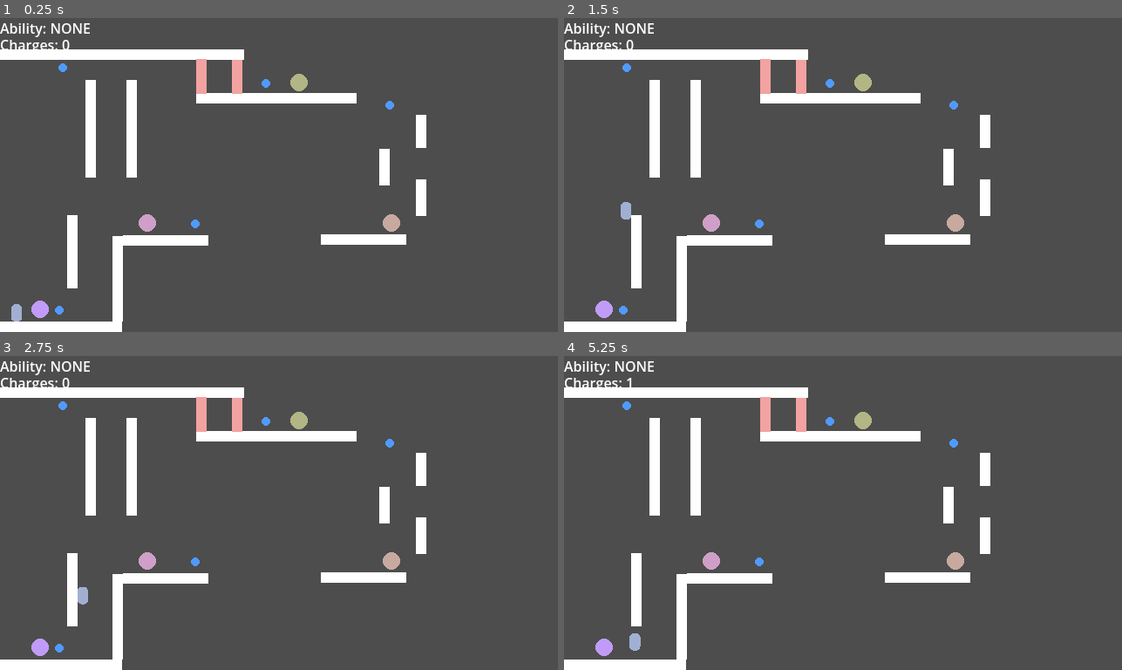
Above: before the commit, frames 1-4 (two rows, left to right).
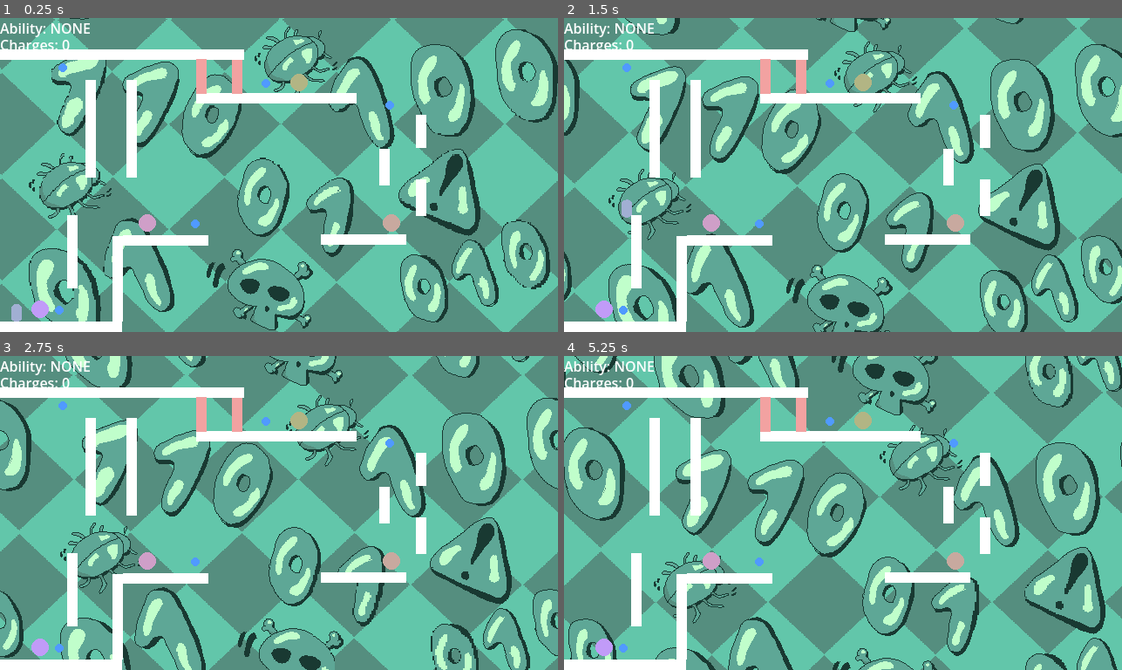
Above: after the commit, the same moments.

Repository: Lucas-Smelley/nothing-stays-fixed
Game: Godot game, scene res://scenes/testing_scene.tscn
Two runs of this game, one before a commit and one after it. Both use one fixed random seed, a clock stepped at 60 frames per second and the inputs below.
Inputs:
- Up to frame 1 (0.25 s): no input
- Up to frame 2 (1.5 s): hold D (move_right) from 0.53 s (still down); tap W (jump) at 0.6, 0.77, 1.07 s; tap E (interact) at 1.35 s
- Up to frame 3 (2.75 s): tap W (jump) at 1.52, 1.55, 1.82, 2.3 s; release D (move_right) at 2.03 s; hold A (move_left) from 2.03 s (still down); tap Shift (use_ability) at 2.1 s
- Up to frame 4 (5.25 s): release A (move_left) at 2.78 s; hold D (move_right) 2.78-4.28 s; tap W (jump) at 2.85, 3.02, 3.32, 3.77, 3.8, 4.07, 4.52, 4.55, 4.82, 5.1 s; tap E (interact) at 3.6 s; hold A (move_left) 4.28-5.03 s; tap Shift (use_ability) at 4.35 s; hold D (move_right) from 5.03 s (still down)

The runs differ from the first frame. In frame 1, 92% of the frame differs, in the area x 0-100%, y 0-100%; in frame 2, 92%; in frame 3, 92%; in frame 4, 92%.

Commit message:
background and added max fall speed

Diff:
--- a/scenes/testing_scene.tscn
+++ b/scenes/testing_scene.tscn
@@ -1,7 +1,10 @@
 [gd_scene format=3 uid="uid://cu6sajjou1loa"]
 
 [ext_resource type="PackedScene" uid="uid://cwgwajlo8nn4e" path="res://scenes/player.tscn" id="1_ifns1"]
+[ext_resource type="Texture2D" uid="uid://g6c2kasx1aqi" path="res://assets/art/background/solid.png" id="1_tvk4s"]
 [ext_resource type="PackedScene" uid="uid://k58bh6t2maqu" path="res://scenes/UI/hud.tscn" id="2_2j2p2"]
+[ext_resource type="Texture2D" uid="uid://dw3mff7x7h5sb" path="res://assets/art/background/grid.png" id="2_glees"]
+[ext_resource type="Texture2D" uid="uid://bjvja6j74dw5p" path="res://assets/art/background/foreground.png" id="3_bwcr2"]
 [ext_resource type="PackedScene" uid="uid://dqvkk5bewfg2s" path="res://scenes/world/phase_wall.tscn" id="3_dh6dg"]
 [ext_resource type="PackedScene" uid="uid://cb3mbkpwfoylq" path="res://scenes/world/horizontal_wall.tscn" id="3_v6rby"]
 [ext_resource type="PackedScene" uid="uid://yhkyrs55lftl" path="res://scenes/world/vertical_wall.tscn" id="4_dh6dg"]
@@ -13,16 +16,45 @@
 
 [node name="TestingScene" type="Node2D" unique_id=1487507625]
 
+[node name="Background" type="Node2D" parent="." unique_id=1406848561]
+position = Vector2(320, 180)
+
+[node name="CanvasLayer" type="CanvasLayer" parent="Background" unique_id=3894452]
+layer = -100
+offset = Vector2(320, 180)
+transform = Transform2D(1, 0, 0, 1, 320, 180)
+
+[node name="Sprite2D" type="Sprite2D" parent="Background/CanvasLayer" unique_id=1467450584]
+z_index = -100
+texture = ExtResource("1_tvk4s")
+
+[node name="Grid" type="Parallax2D" parent="Background" unique_id=177581882]
+z_index = -10
+repeat_size = Vector2(640, 360)
+autoscroll = Vector2(8, 8)
+
+[node name="Sprite2D" type="Sprite2D" parent="Background/Grid" unique_id=1733627284]
+texture = ExtResource("2_glees")
+
+[node name="Foreground" type="Parallax2D" parent="Background" unique_id=1751769566]
+z_index = -5
+repeat_size = Vector2(640, 360)
+autoscroll = Vector2(14, 14)
+
+[node name="Sprite2D" type="Sprite2D" parent="Background/Foreground" unique_id=1900145175]
+texture = ExtResource("3_bwcr2")
+
 [node name="HUD" parent="." unique_id=1839315110 instance=ExtResource("2_2j2p2")]
 
 [node name="Camera2D" type="Camera2D" parent="." unique_id=2012200388]
-position = Vector2(0, -30)
+position = Vector2(320, 180)
 
 [node name="Player" parent="." unique_id=888317823 instance=ExtResource("1_ifns1")]
 unique_name_in_owner = true
-position = Vector2(-301, 122)
+position = Vector2(19, 332)
 
 [node name="walls" type="Node2D" parent="." unique_id=611536978]
+position = Vector2(320, 210)
 
 [node name="HorizontalWall" parent="walls" unique_id=619768114 instance=ExtResource("3_v6rby")]
 position = Vector2(-250, 144)
@@ -78,6 +110,7 @@
 scale = Vector2(0.12000081, 0.55999976)
 
 [node name="ChargePickups" type="Node2D" parent="." unique_id=1288542561]
+position = Vector2(320, 210)
 
 [node name="ChargePickup" parent="ChargePickups" unique_id=19352073 instance=ExtResource("5_ejtda")]
 position = Vector2(-96, 26)
@@ -92,6 +125,7 @@
 position = Vector2(-252, 125)
 
 [node name="AbilityPickups" type="Node2D" parent="." unique_id=540311883]
+position = Vector2(320, 210)
 
 [node name="DashPickup" parent="AbilityPickups" unique_id=1084005197 instance=ExtResource("6_8msnd")]
 position = Vector2(-151, 25)
@@ -103,15 +137,15 @@
 position = Vector2(23.000015, -136)
 
 [node name="InvertGravityPickup" parent="." unique_id=2011889934 instance=ExtResource("10_nihl2")]
-position = Vector2(-274, 124)
+position = Vector2(46, 334)
 
 [node name="HorizontalWall" parent="." unique_id=370279240 instance=ExtResource("4_dh6dg")]
-position = Vector2(-169, -83)
+position = Vector2(151.00003, 127)
 scale = Vector2(0.31999904, 0.56000024)
 
 [node name="HorizontalWall2" parent="." unique_id=1019230198 instance=ExtResource("4_dh6dg")]
-position = Vector2(-216, -83)
+position = Vector2(104, 126.999985)
 scale = Vector2(0.31999782, 0.56000024)
 
 [node name="ChargePickup" parent="." unique_id=567626835 instance=ExtResource("5_ejtda")]
-position = Vector2(-248, -153)
+position = Vector2(72, 57)
--- a/scripts/player/player.gd
+++ b/scripts/player/player.gd
@@ -4,8 +4,9 @@
 
 @export var move_speed: float = 160.0
 
-@export var gravity: float = 1400.0
-@export var jump_speed: float = 320.0
+@export var gravity: float = 1200.0
+@export var max_fall_speed: float = 500
+@export var jump_speed: float = 300.0
 
 @export var wall_slide_speed: float = 80.0
 @export var wall_jump_x: float = 120.0
@@ -110,6 +111,12 @@
 	# gravity
 	if not grounded and not _is_dashing:
 		velocity.y += gravity * _grav_sign * delta
+
+		if _grav_sign > 0:
+			velocity.y = min(velocity.y, max_fall_speed)
+		else:
+			velocity.y = max(velocity.y, -max_fall_speed)
+
 
 	# wall info
 	var on_wall := is_on_wall() and not grounded
Binary file added: assets/art/background/foreground.png
Not shown, added: assets/art/background/foreground.png.import
Binary file added: assets/art/background/grid.png
Not shown, added: assets/art/background/grid.png.import
Binary file added: assets/art/background/solid.png
Not shown, added: assets/art/background/solid.png.import
